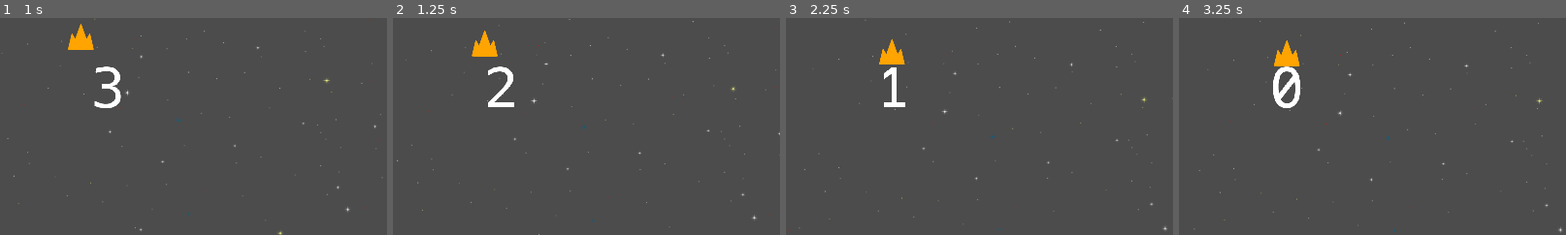
Above: before the commit, frames 1-4 (left to right).
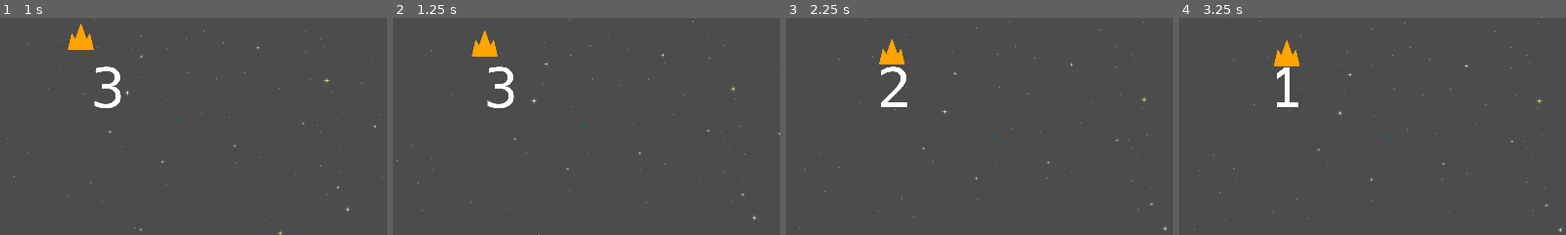
Above: after the commit, the same moments.

Repository: sombrerosheep/jumper
Game: Godot game, scene res://scenes/Main.tscn
Same seed, same stepped clock (60 frames per second), same inputs: the game is played once before the commit and once after it.
Inputs:
- Up to frame 1 (1 s): click "Play" at 0.5 s
- Up to frame 2 (1.25 s): no input
- Up to frame 3 (2.25 s): hold D (right) 1.28-2.03 s; hold S (down) from 2.03 s (still down)
- Up to frame 4 (3.25 s): release S (down) at 2.78 s; hold D (right) from 2.78 s (still down)
The pictures show only the part of the screen within x 36-86%, y 42-92%; the shares and areas given below are measured in that part.

Frame 1 is identical in both runs. In frame 2, 0.4% of the frame differs, in the area x 24-32%, y 22-42%; in frame 3, 0.5%; in frame 4, 0.7%.

Commit message:
cleaner countdown

Diff:
--- a/scripts/countdown.gd
+++ b/scripts/countdown.gd
@@ -28,8 +28,9 @@
 			if count < 0:
 				count = 0
 				state = CountdownState.ELAPSED
+				return
 
-			$Text.text = "%.0f" % count
+			$Text.text = "%.0f" % ceil(count)
 		CountdownState.ELAPSED:
 			$Text.text = message
 			count += delta
